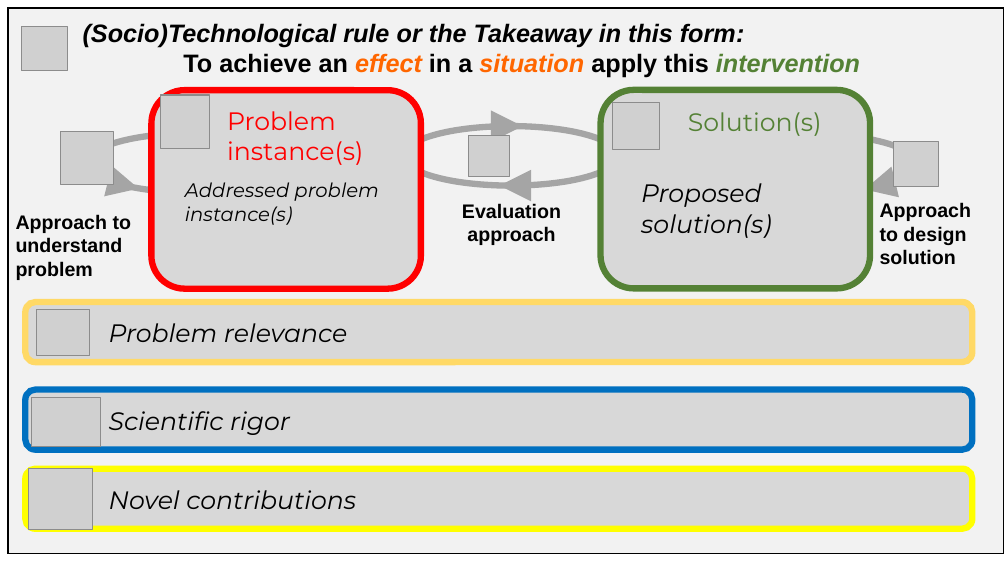
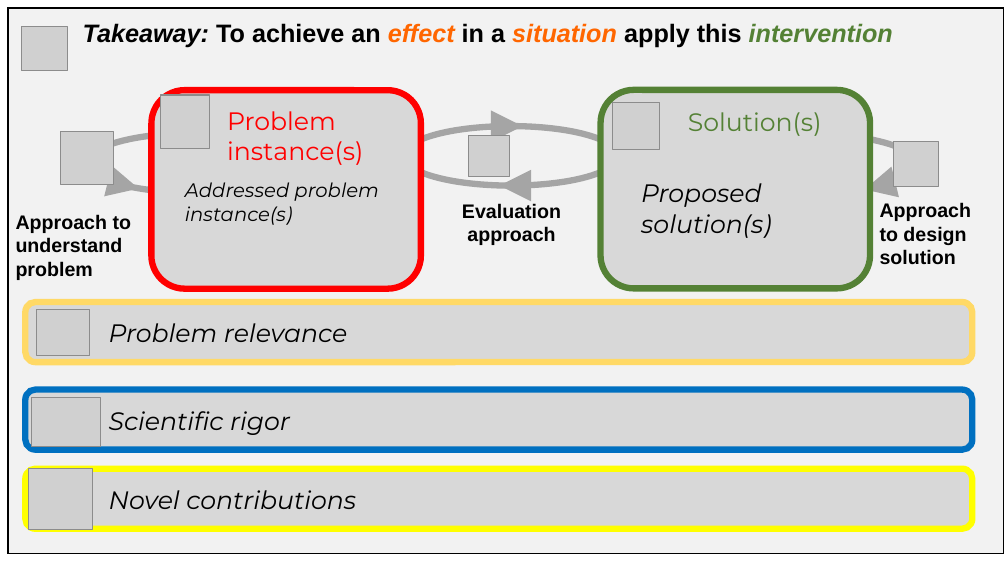
Before and after one commit to margaretstorey/VASE, a slide deck: slide 1 of VASE template for design science.pptx. Drawn at 1008x567 pixels with LibreOffice and Linux fonts; fonts in the diff are those of the drawing; grey boxes stand for pictures. Boxes give left, top, right and bottom in pixels: in the first picture for what was removed or moved away, otherwise in the second. Text is boxed around its words. In the diff, an @@ line names an element or a change of style, - is before the commit and + after.

```diff
--- a/VASE template for design science.pptx
+++ b/VASE template for design science.pptx
@@ text at <box>83,23,893,47</box>: text changed @@
-(Socio)Technological rule or the Takeaway in this form:
-To achieve an effect in a situation apply this intervention
+Takeaway: To achieve an effect in a situation apply this intervention
```
Also in this commit, not shown: 2 other files.
